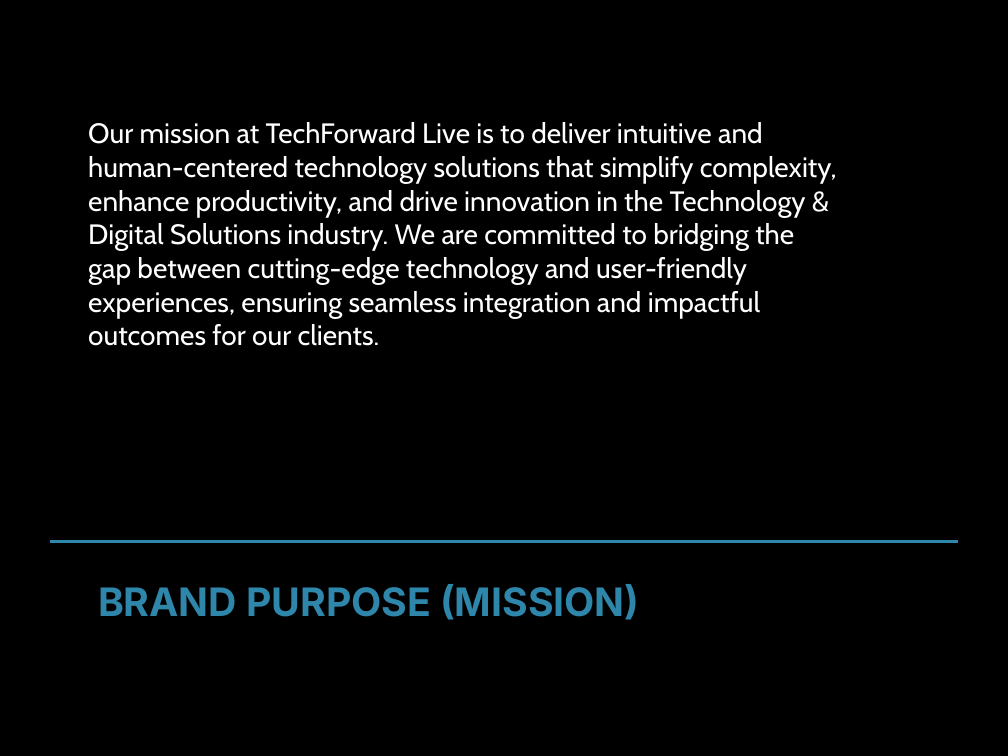
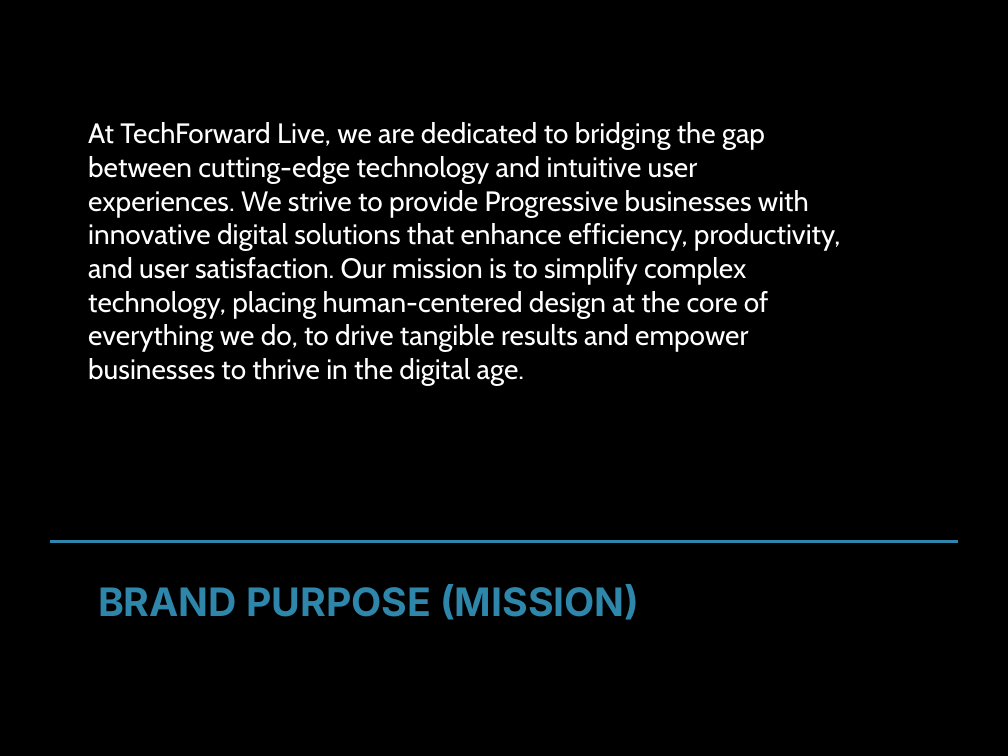
Before and after one commit to md-anas-sabah/brand_book_generator_crewai, a slide deck: slide 5 of output/techforward_live/techforward_live_enhanced_brand_book.pptx. Drawn at 1008x756 pixels with LibreOffice and Linux fonts; fonts in the diff are those of the drawing. Boxes give left, top, right and bottom in pixels: in the first picture for what was removed or moved away, otherwise in the second. Text is boxed around its words. In the diff, an @@ line names an element or a change of style, - is before the commit and + after.

```diff
--- a/output/techforward_live/techforward_live_enhanced_brand_book.pptx
+++ b/output/techforward_live/techforward_live_enhanced_brand_book.pptx
@@ text at [88, 122, 841, 385]: text changed @@
-Our mission at TechForward Live is to deliver intuitive and human-centered technology solutions that simplify complexity, enhance productivity, and drive innovation in the Technology & Digital Solutions industry. We are committed to bridging the gap between cutting-edge technology and user-friendly experiences, ensuring seamless integration and impactful outcomes for our clients.
+At TechForward Live, we are dedicated to bridging the gap between cutting-edge technology and intuitive user experiences. We strive to provide Progressive businesses with innovative digital solutions that enhance efficiency, productivity, and user satisfaction. Our mission is to simplify complex technology, placing human-centered design at the core of everything we do, to drive tangible results and empower businesses to thrive in the digital age.
```
Also in this commit, not shown: 7 other slides changed, 27 other files.
